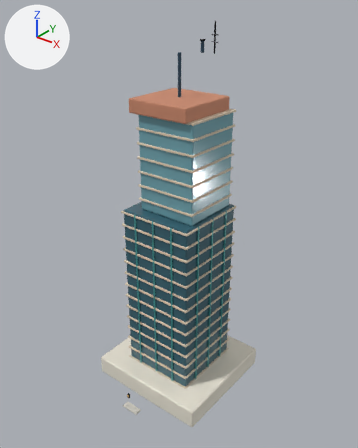
One commit to the glTF model assets/models/realistic/RES_TOWER_3x3_002.glb: the scene before it, then after it.
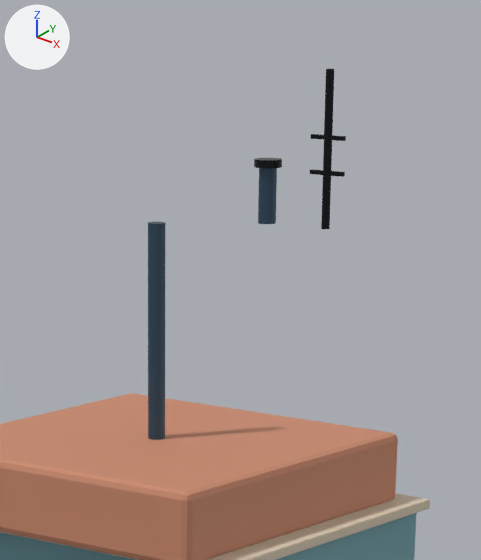
Each version appears first whole from a 50 mm lens placed at (9.72, -12.18, 13.98), pointed at (0.16, -0.23, 6.57), and next in a close-up on the part from 41% to 69% of the width and 1% to 27% of the height. Arrows for +X, +Y and +Z are at upper left; the lights stay in place. The older version's two pictures come first. Objects named as collision shapes, trigger or cutter boxes, shadow casters or lower levels of detail are left out. Where no turn or scale is listed for an object, it has been applied to the vertices. Vertices at exactly the same position are counted once.

Names of what the first close-up shows: 'RES_TOWER_3x3_002_Visual'.
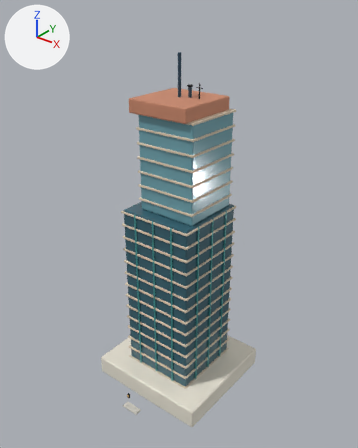
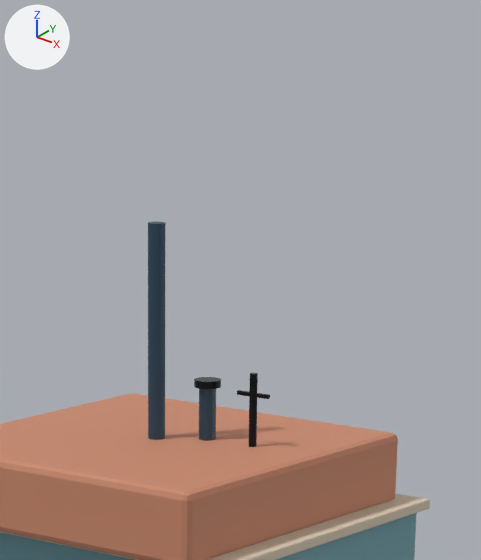
Where the newer file only moved an object's origin or applied its transform, the numbers keep the older frame.

Location of each change, (x1, y1, x2, y2) in pixels of the close-ups (481 x 560 px; the box of a moved part takes in the faces that stretch with it):
'RES_TOWER_3x3_002_Visual', reshaped
    before: (0, 69, 430, 560)
    after: (0, 222, 430, 560)
part 1 of me_cube, deleted
    before: (311, 134, 346, 141)
part 2 of me_cube, moved or reshaped
    before: (254, 69, 345, 229)
    after: (194, 373, 270, 447)

Edits to the bpy script that builds the scene:
```text
Change me_cube:
    used by ob_res_tower_3x3_002_visual; location = (0.0, 0.0, 0.375)
    remove me_cube.from_pydata(...)  # 2528 vertices, 4872 faces; spans x -2.28..2.28, y -2.94..2.14, z -0.38..12.65
    add me_cube.from_pydata(...)  # 2472 vertices, 4764 faces; spans x -2.28..2.28, y -2.94..2.14, z -0.38..11.75
    me_cube part 1: the loose piece of 56 vertices spanning x 0.87..1.11, y 0.39..0.42, z 12.26..12.28 is deleted
    me_cube part 2
    24 vertices in x 0.46..0.63, y 0.36..0.49, z 11.75..12.09 move by (-0.27, -0.23, -1.32)
    20 vertices in x 0.49..0.63, y 0.35..0.49, z 11.75..12.09 move by (-0.28, -0.23, -1.32)
    19 vertices in x 0.87..1.11, y 0.39..0.43, z 11.75..12.06 move by (-0.36, -0.23, -1.32)
    16 vertices in x 0.87..1.11, y 0.4..0.42, z 12.08 move by (-0.36, -0.23, -1.31)
    14 vertices in x 0.5..0.63, y 0.32..0.49, z 11.75..12.09 move by (-0.28, -0.22, -1.32)
    14 vertices in x 0.46..0.59, y 0.32..0.45, z 11.75..12.09 move by (-0.27, -0.22, -1.32)
    93 vertices move from x 0.46..1.11, y 0.32..0.49, z 11.75..12.65 to x 0.19..0.75, y 0.1..0.27, z 10.43..10.89
```
